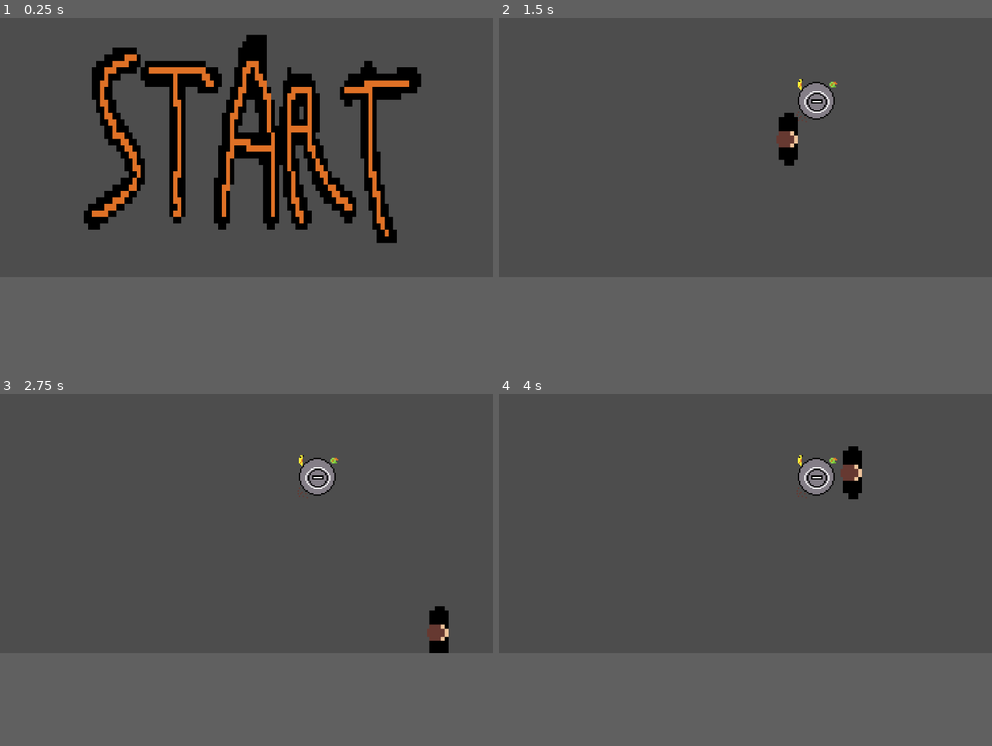
Above: before the commit, frames 1-4 (two rows, left to right).
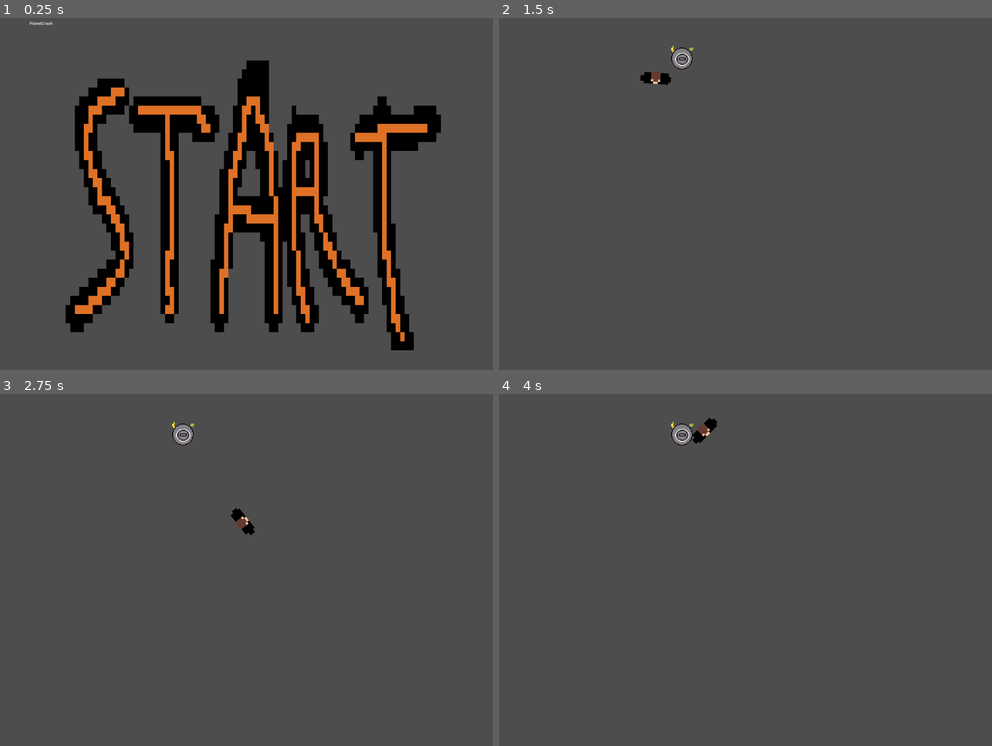
Above: after the commit, the same moments.

Repository: Hanover-CS/HC24-Max-Bowe-Senior-Project
Game: Godot game, scene res://Scenes/main_menu.tscn
Two runs of this game, one before a commit and one after it. Both use one fixed random seed, a clock stepped at 60 frames per second and the inputs below.
Inputs (mouse positions are in pixels of both pictures, inside the frame that each line leads up to):
- Up to frame 1 (0.25 s): no input
- Up to frame 2 (1.5 s): tap Enter at 0.5 s; move the mouse to (853, 123) at 0.52 s; hold D (right) 0.53-1.28 s; click (853, 123) at 0.67 s; move the mouse to (646, 151) at 1.27 s; hold Down (down) from 1.28 s (still down); click (646, 151) at 1.42 s
- Up to frame 3 (2.75 s): move the mouse to (295, 453) at 2.02 s; release Down (down) at 2.03 s; hold D (right) from 2.03 s (still down); click (295, 453) at 2.17 s
- Up to frame 4 (4 s): move the mouse to (720, 570) at 2.77 s; release D (right) at 2.78 s; hold Up (up) 2.78-3.53 s; click (720, 570) at 2.92 s; move the mouse to (893, 555) at 3.52 s; hold A (left) from 3.53 s (still down); click (893, 555) at 3.67 s
In our replay, the window is 800x449 before the commit and 800x600 after it. These sizes can differ from the game's own. Grey fills any space a smaller window leaves; there, only what the larger window draws over its background counts as a difference.

The runs differ from the first frame. In frame 1, 29% of the frame differs, in the area x 6-90%, y 1-95%; in frame 2, 1.6%; in frame 3, 1.5%; in frame 4, 1.6%.

Commit message:
added extremely basic start menu and player character now points towards mouse position

Diff:
--- a/project/Characters/Player/player.gd
+++ b/project/Characters/Player/player.gd
@@ -11,3 +11,4 @@
 	var direction = Input.get_vector("left", "right", "up", "down")
 	velocity = direction * 500
 	move_and_slide()
+	look_at(get_global_mouse_position())
--- a/project/Scenes/main_menu.tscn
+++ b/project/Scenes/main_menu.tscn
@@ -15,9 +15,17 @@
 theme_override_constants/margin_bottom = 80
 script = ExtResource("1_usrsm")
 
-[node name="StartButton" type="TextureRect" parent="."]
+[node name="VSplitContainer" type="VSplitContainer" parent="."]
+layout_mode = 2
+split_offset = 150
+
+[node name="TextEdit" type="RichTextLabel" parent="VSplitContainer"]
+layout_mode = 2
+text = "PlanetCrash"
+
+[node name="StartButton" type="TextureRect" parent="VSplitContainer"]
 texture_filter = 3
 layout_mode = 2
 texture = ExtResource("2_o7ltp")
 
-[connection signal="gui_input" from="StartButton" to="." method="_on_start_button_gui_input"]
+[connection signal="gui_input" from="VSplitContainer/StartButton" to="." method="_on_start_button_gui_input"]
--- a/project/project.godot
+++ b/project/project.godot
@@ -17,7 +17,8 @@
 
 [display]
 
-window/size/viewport_width=1153
+window/size/viewport_width=2000
+window/size/viewport_height=1500
 
 [input]
 
